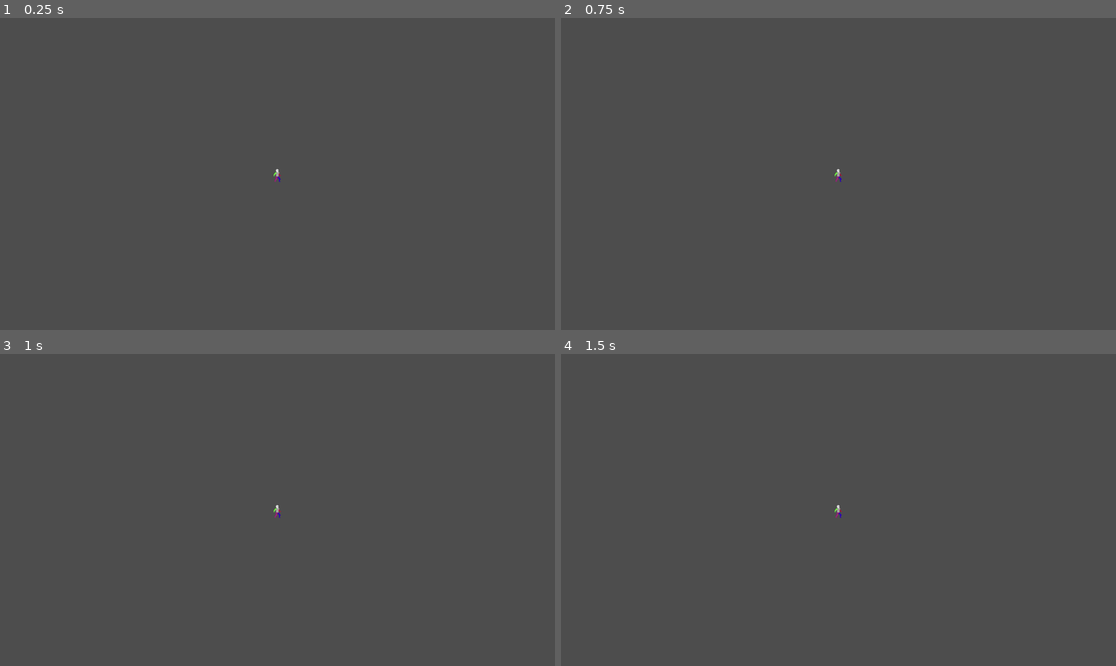
Above: before the commit, frames 1-4 (two rows, left to right).
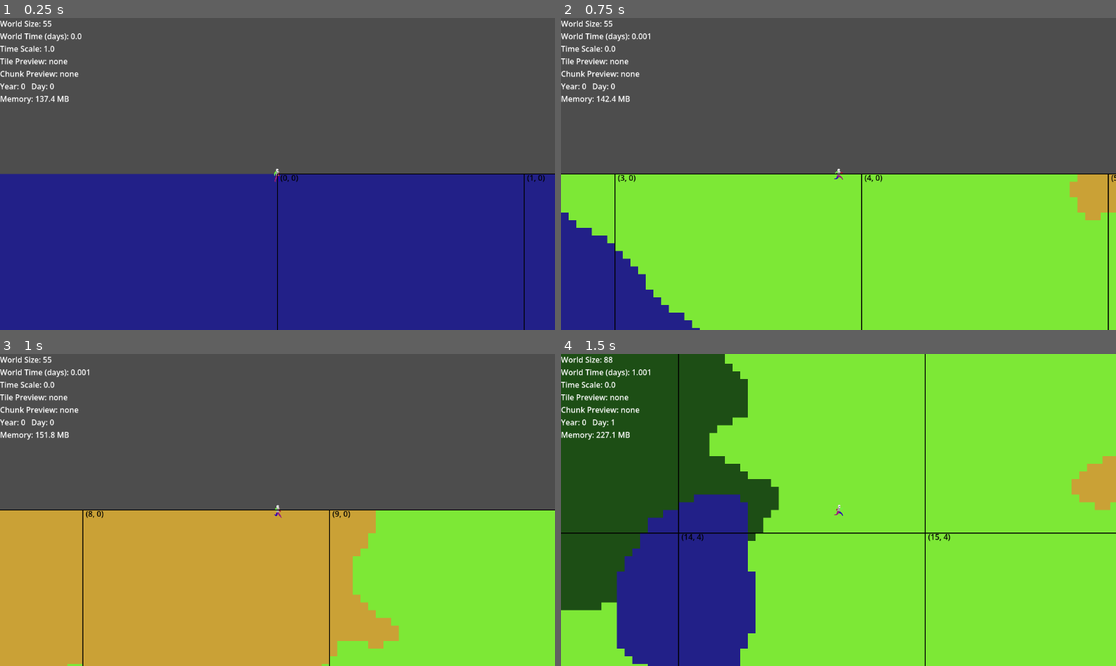
Above: after the commit, the same moments.

Repository: FutureQueenBee/game
Game: Godot game, scene res://WorldRoot.tscn
Two runs of this game, one before a commit and one after it. Both use one fixed random seed, a clock stepped at 60 frames per second and the inputs below.
Inputs (mouse positions are in pixels of both pictures, inside the frame that each line leads up to):
- Up to frame 1 (0.25 s): no input
- Up to frame 2 (0.75 s): tap Enter at 0.5 s; move the mouse to (960, 158) at 0.52 s; hold Right (ui_right) from 0.53 s (still down); tap P at 0.6 s; click (960, 158) at 0.67 s
- Up to frame 3 (1 s): keep holding Right (ui_right)
- Up to frame 4 (1.5 s): move the mouse to (727, 525) at 1.27 s; release Right (ui_right) at 1.28 s; hold Down (ui_down) from 1.28 s (still down); tap J at 1.35 s

The runs differ from the first frame. In frame 1, 51% of the frame differs, in the area x 0-100%, y 0-100%; in frame 2, 51%; in frame 3, 51%; in frame 4, 100%.
Error before the commit: Parse Error: Closing "}" doesn't have an opening counterpart. (res://scripts/WorldManager.gd:196)

Commit message:
Fix: Corrected WorldManager syntax error and synchronized wrapping logic

Diff:
--- a/scripts/WorldManager.gd
+++ b/scripts/WorldManager.gd
@@ -181,9 +181,9 @@
 
 func update_active_chunks(center: Vector2i) -> void:
 	var world_width = world_width_chunks()
-	for dx in range(-(ACTIVE_RADIUS + 1), ACTIVE_RADIUS + 2):
-		for dy in range(-(ACTIVE_RADIUS + 1), ACTIVE_RADIUS + 2):
-			var wrapped_cx = wrap_chunk_x(center.x + dx)
+	for dx in range(-(ACTIVE_RADIUS + 3), ACTIVE_RADIUS + 4):
+		for dy in range(-ACTIVE_RADIUS, ACTIVE_RADIUS + 1):
+			var wrapped_cx = posmod(center.x + dx, world_width)
 			var clamped_cy = clamp(center.y + dy, 0, world_height_chunks() - 1)
 			var key = Vector2i(wrapped_cx, clamped_cy)
 
@@ -194,7 +194,6 @@
 					"dirty": true,
 					"sim_state": {"last_update_time": world_time_days}
 				}
-				}
 
 func unload_far_chunks(center: Vector2i) -> void:
 	var max_dist = ACTIVE_RADIUS + UNLOAD_BUFFER
